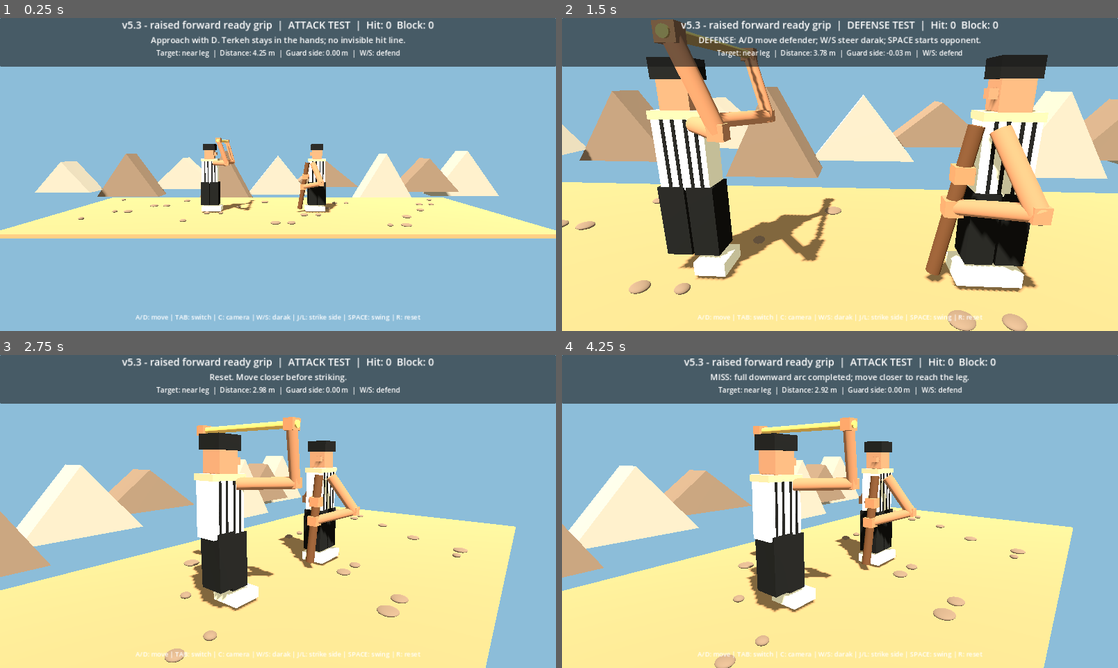
Above: before the commit, frames 1-4 (two rows, left to right).
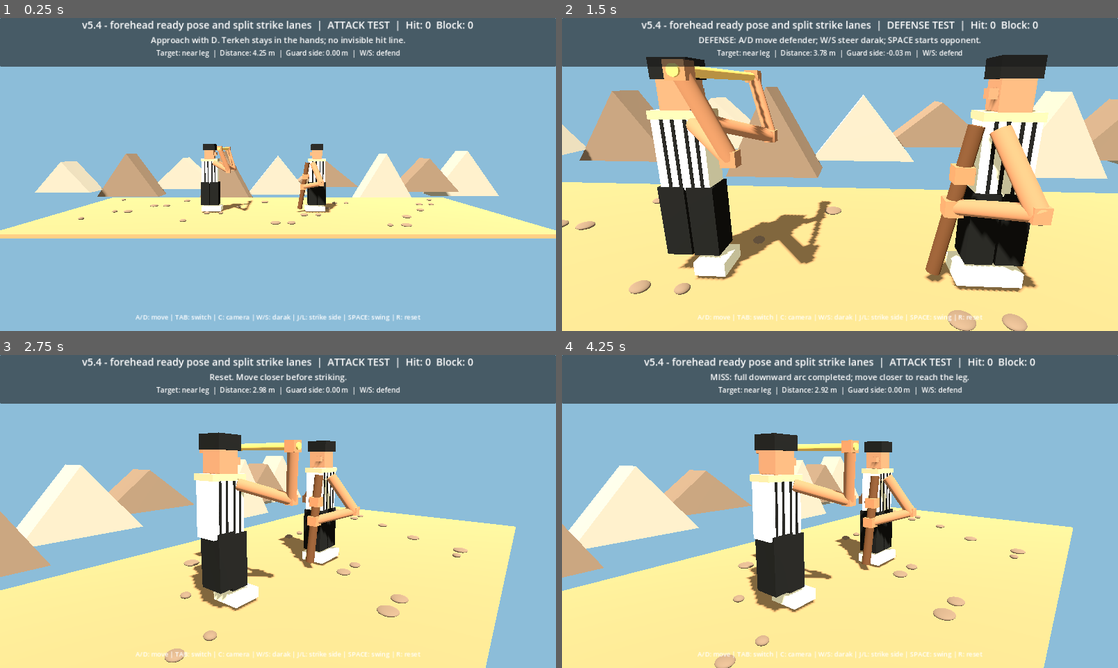
Above: after the commit, the same moments.

Repository: vahidainima-prog/tarke-darak-game
Game: Godot game, scene res://main.tscn
The game is run twice, just before and just after one commit, with the same random seed, the same clock (stepped at 60 frames per second) and the same inputs.
Inputs:
- Up to frame 1 (0.25 s): no input
- Up to frame 2 (1.5 s): tap Enter at 0.5 s; hold D 0.53-1.28 s; tap C at 0.6 s; tap Space at 0.77 s; hold S from 1.28 s (still down); tap Tab at 1.35 s
- Up to frame 3 (2.75 s): tap Space at 1.52 s; release S at 2.03 s; hold D from 2.03 s (still down); tap R at 2.1 s
- Up to frame 4 (4.25 s): release D at 2.78 s; hold W 2.78-3.53 s; tap J at 2.85 s; tap Space at 3.02, 3.77 s; hold A from 3.53 s (still down); tap L at 3.6 s

The runs differ from the first frame. In frame 1, 1.3% of the frame differs, in the area x 14-86%, y 0-62%; in frame 2, 5.4%, in the area x 14-86%, y 0-79%; in frame 3, 2.8%; in frame 4, 2.8%.

Commit message:
Place ready terkeh at forehead and separate left/right strike trajectories and collision lanes

Diff:
--- a/tarke_darak_godot_v2/main.gd
+++ b/tarke_darak_godot_v2/main.gd
@@ -2,7 +2,7 @@
 
 # Godot 4.x — visual mechanics test. Side camera looks along -Z.
 # Feint depth: negative Z is BEHIND the attacker; positive Z is IN FRONT.
-const BUILD_LABEL := "v5.3 - raised forward ready grip"
+const BUILD_LABEL := "v5.4 - forehead ready pose and split strike lanes"
 const DEF_X := 1.55
 const MIN_X := -4.7
 const MAX_X := 0.35
@@ -326,16 +326,15 @@
  var t := clampf(p, 0.0, 1.0)
  var turn := smoothstep(0.03, 0.48, t)
  var arc := smoothstep(0.0, 1.0, t)
- var ready_center := Vector3(attack_x + 0.52, 2.78, 0.0)
+ var ready_center := Vector3(attack_x + 0.56, 2.48, 0.0)
  var ready_direction := Vector3(0.0, 0.0, 1.0)
  var distance := defender_x - attack_x
  var tip_reach := minf(2.02, distance - 0.18)
- var leg_offset := -0.18 if strike_side > 0 else 0.18
- var tip_x := attack_x + lerpf(1.125, tip_reach + leg_offset, arc)
+ var tip_x := attack_x + lerpf(1.125, tip_reach, arc)
  var tip_y := lerpf(2.48, 0.43, smoothstep(0.0, 0.75, t))
- var tip_z := lerpf(-0.28, float(strike_side) * 0.12, arc) + float(strike_side) * 0.46 * sin(PI * t)
+ var tip_z := float(strike_side) * lerpf(0.0, 0.34, arc)
  var angle := lerpf(0.0, -0.38, arc)
- var strike_direction := Vector3(cos(angle), sin(angle), float(strike_side) * 0.40 * sin(PI * t)).normalized()
+ var strike_direction := Vector3(cos(angle), sin(angle), float(strike_side) * 0.48 * arc).normalized()
  var strike_tip := Vector3(tip_x, tip_y, tip_z)
  var strike_center := strike_tip - strike_direction * (STICK_LENGTH * 0.5)
  var center := ready_center.lerp(strike_center, turn)
@@ -453,11 +452,12 @@
   var guard_b := previous_guard[1].lerp(current_guard[1], alpha)
   if segment_distance(s[0], s[1], guard_a, guard_b) <= STICK_RADIUS + GUARD_RADIUS + 0.025:
    return "block"
-  for foot_x in [defender_x - 0.18, defender_x + 0.18]:
-   var leg_a := Vector3(foot_x, 0.12, 0.0)
-   var leg_b := Vector3(foot_x, 0.77, 0.0)
-   if segment_distance(s[0], s[1], leg_a, leg_b) <= 0.20:
-    return "leg"
+  # Each strike is checked only against its selected near/far leg lane.
+  var target_z := float(strike_side) * 0.34
+  var leg_a := Vector3(defender_x - 0.12, 0.12, target_z)
+  var leg_b := Vector3(defender_x - 0.12, 0.77, target_z)
+  if segment_distance(s[0], s[1], leg_a, leg_b) <= 0.20:
+   return "leg"
  return ""
 
 func update_camera(delta: float) -> void:
